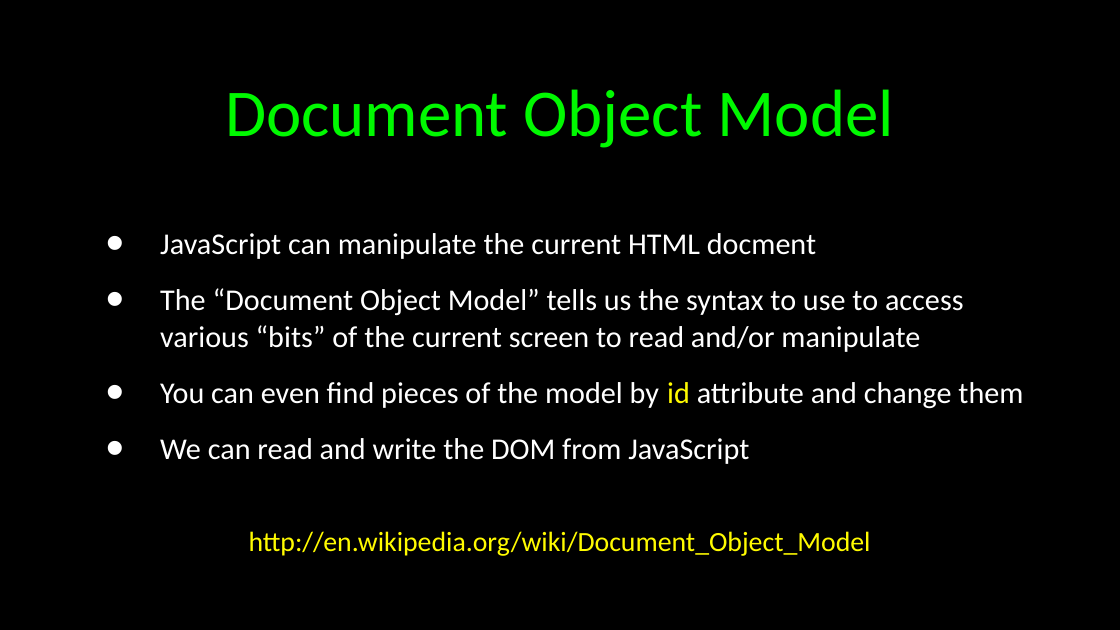
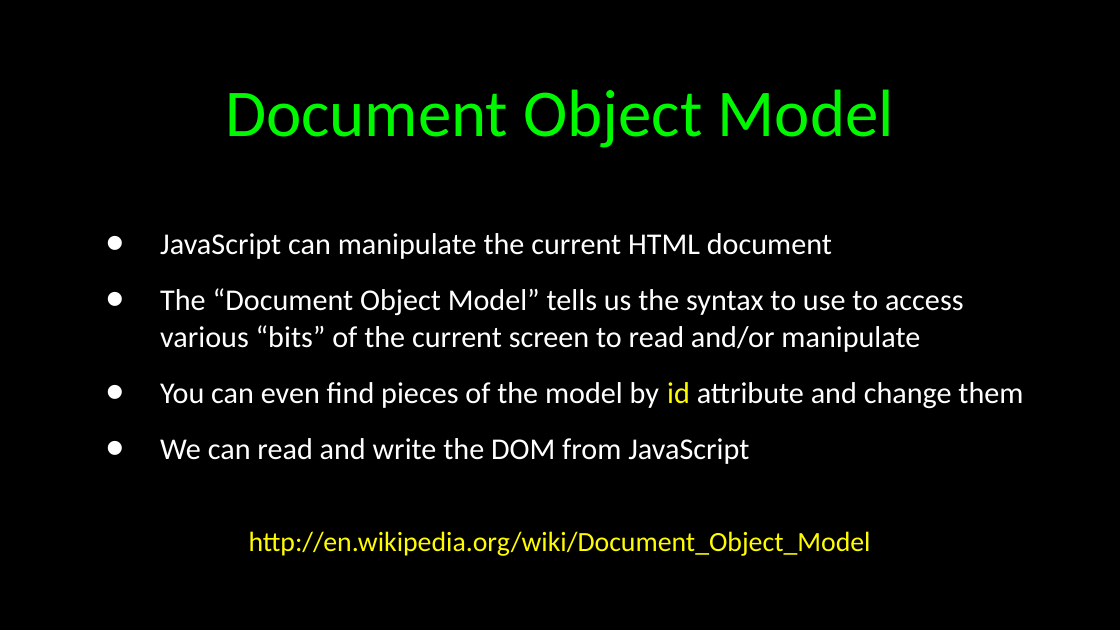
Before and after one commit to csev/wa4e, a slide deck: slide 46 of lectures/JS-01-JavaScript.ppt (slide 45 before the commit). Drawn at 1120x630 pixels with LibreOffice and Linux fonts; fonts in the diff are those of the drawing. Boxes give left, top, right and bottom in pixels: in the first picture for what was removed or moved away, otherwise in the second. Text is boxed around its words. In the diff, an @@ line names an element or a change of style, - is before the commit and + after.

```diff
--- a/lectures/JS-01-JavaScript.ppt
+++ b/lectures/JS-01-JavaScript.ppt
@@ text at <box>160,233,832,259</box>: text changed @@
-• JavaScript can manipulate the current HTML docment
+• JavaScript can manipulate the current HTML document
```
Also in this commit, not shown: 1 slide added, 3 other files.
